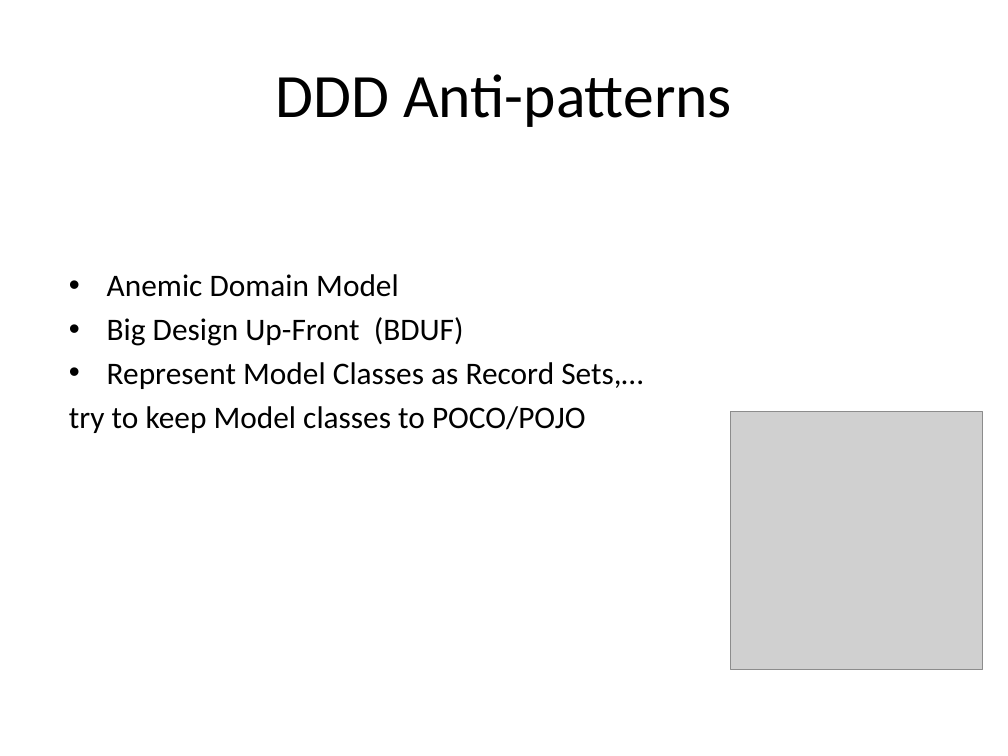
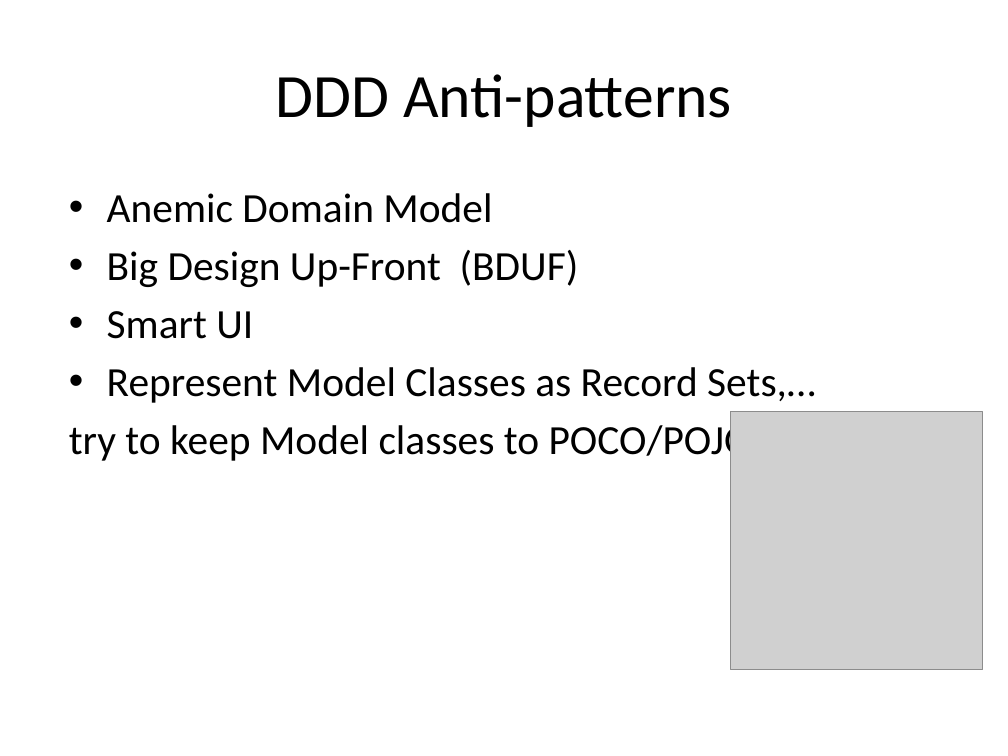
Before and after one commit to arturtv/dddpresentation, a slide deck: slide 51 of Domain-DrivenDesign.A.Trosin.pptx. Drawn at 1008x756 pixels with LibreOffice and Linux fonts; fonts in the diff are those of the drawing; grey boxes stand for pictures. Boxes give left, top, right and bottom in pixels: in the first picture for what was removed or moved away, otherwise in the second. Text is boxed around its words. In the diff, an @@ line names an element or a change of style, - is before the commit and + after.

```diff
--- a/Domain-DrivenDesign.A.Trosin.pptx
+++ b/Domain-DrivenDesign.A.Trosin.pptx
@@ text "Anemic Domain Model" moved from (x1=69, y1=274, x2=643, y2=433) to (x1=69, y1=193, x2=815, y2=466) @@
@@ text at (x1=69, y1=193, x2=815, y2=466): size 22.4 to 29.6 pt; more space between paragraphs @@
@@ text at (x1=107, y1=311, x2=253, y2=339): paragraph added @@
+• Smart UI
```
Also in this commit, not shown: 9 other slides changed.
